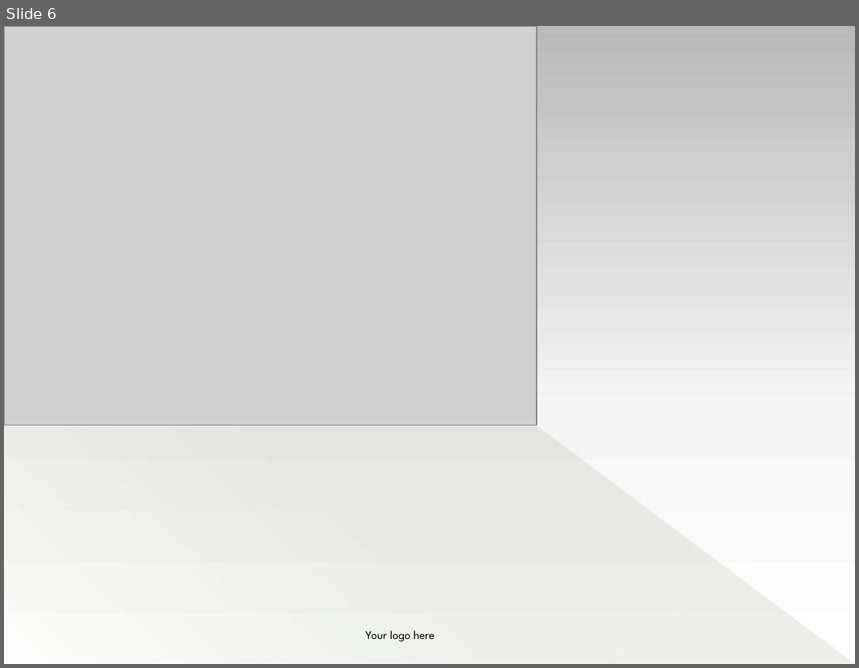
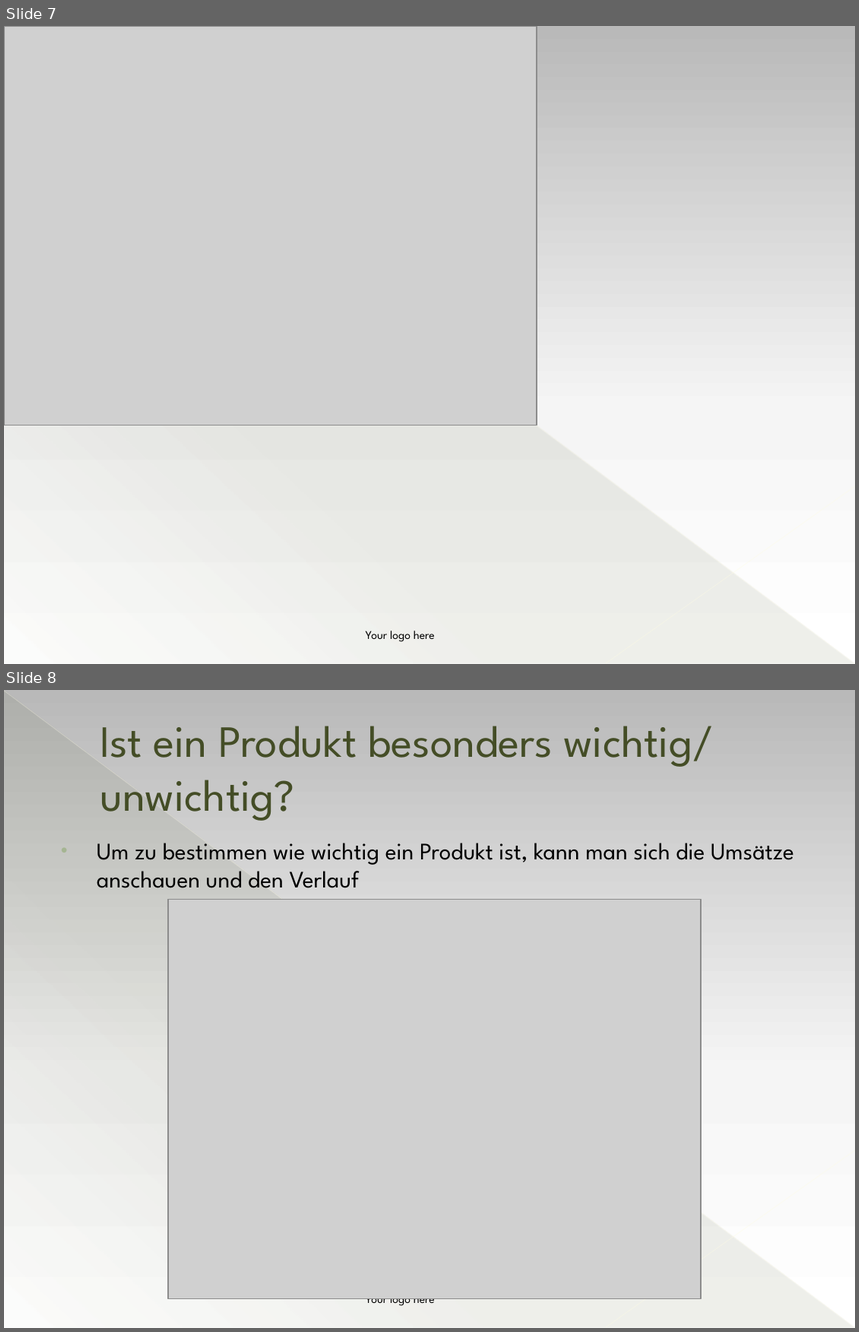
Before and after one commit to DataCraftAnca/Shop-Analyse, a slide deck: Shopauswertung.pptx. Shown one above the other, each under a label of ours: slide 6 before the commit, slides 7 and 8 after it. The pictures are 859x668 and 859x1332 pixels, drawn with LibreOffice and Linux fonts; fonts in the diff are those of the drawing; grey boxes stand for pictures. Boxes give left, top, right and bottom in pixels: in the first picture for what was removed or moved away, otherwise in the second. Text is boxed around its words. In the diff, an @@ line names an element or a change of style, - is before the commit and + after.

```diff
--- a/Shopauswertung.pptx
+++ b/Shopauswertung.pptx
@@ slide 8 added at [4, 690, 855, 1328], background gradient #B9B9B9 to #F6F6F6 to #FFFFFF; not listed: 3 template elements that a slide beside it also shows @@
@@ title added at [100, 726, 714, 821], 37.8 pt, text #444D26 @@
+Ist ein Produkt besonders wichtig/ unwichtig?
@@ text added at [97, 843, 794, 888], 20 pt, text #000000 @@
+• Um zu bestimmen wie wichtig ein Produkt ist, kann man sich die Umsätze anschauen und den Verlauf
@@ picture added at [168, 900, 701, 1299] @@
@@ text added at [366, 1299, 435, 1306], 10 pt, text #000000 @@
+Your logo here
@@ what was slide 6 is now slide 7 @@
```
Also in this commit, not shown: 2 slides changed, 4 other slides added, 1 slide removed.
